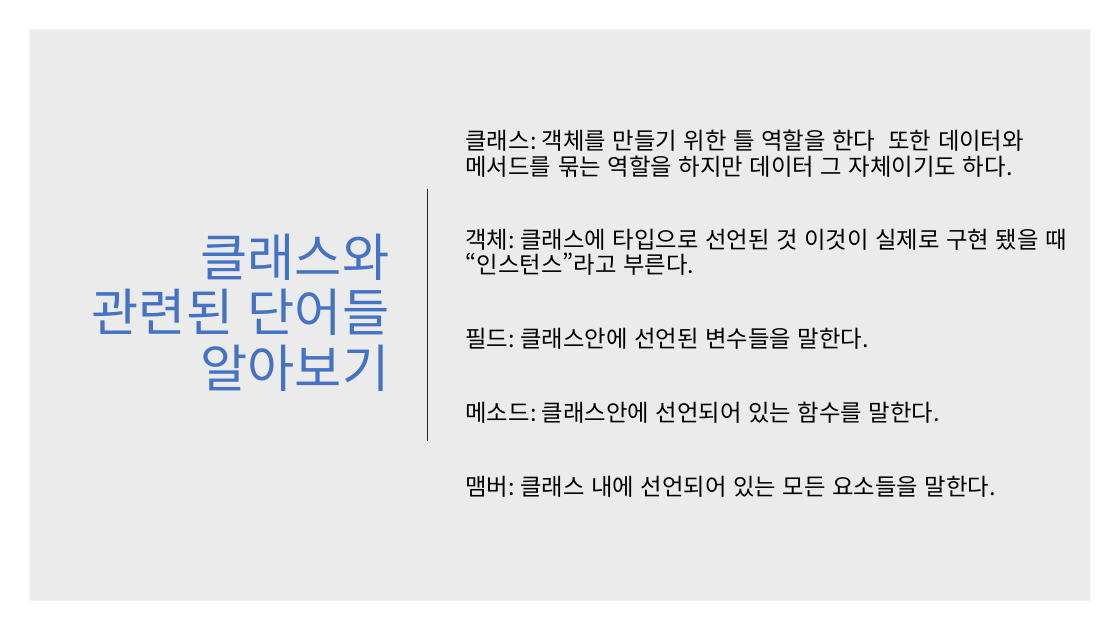
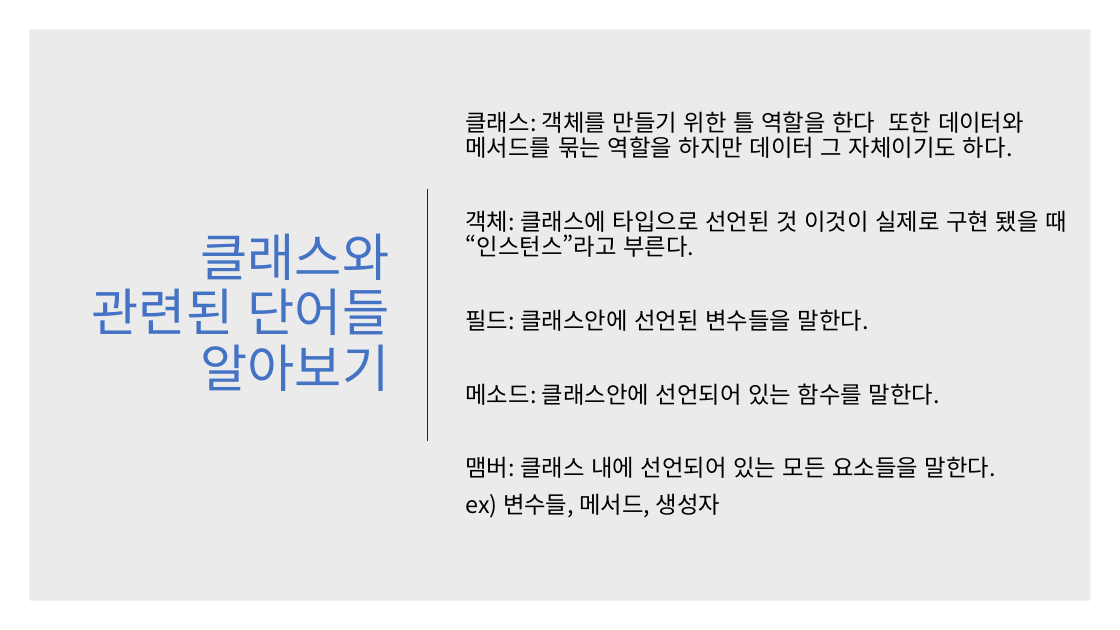
Before and after one commit to kjh99660/Study_powerpoint, a slide deck: slide 13 of c# 스터디 4주 차.pptx (slide 7 before the commit). Drawn at 1120x630 pixels with LibreOffice and Linux fonts; fonts in the diff are those of the drawing. Boxes give left, top, right and bottom in pixels: in the first picture for what was removed or moved away, otherwise in the second. Text is boxed around its words. In the diff, an @@ line names an element or a change of style, - is before the commit and + after.

```diff
--- a/c# 스터디 4주 차.pptx
+++ b/c# 스터디 4주 차.pptx
@@ text at (466, 493, 720, 518): paragraph added @@
+ex) 변수들, 메서드, 생성자
```
Also in this commit, not shown: 1 other slide changed, 15 slides added, 1 slide removed, 6 other files.
